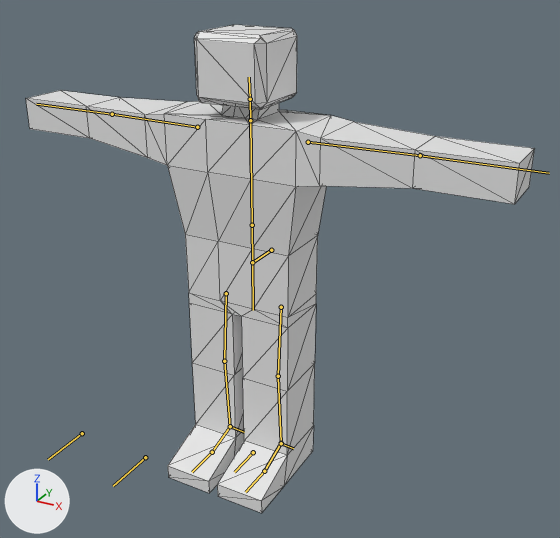
The glTF model assets/blender/world/Actor.gltf as it was, and as the next commit left it.
Camera for both pictures: a camera (50 mm lens) standing at (1.61, -2.66, 2.34) and looking at (0.21, -0.11, 1.06). The axes (+X, +Y, +Z) are drawn at lower left. The lights are the same throughout. The bones that bend it are drawn over the model as lines. Mesh edges are drawn as thin lines.

In view in the first picture: 'Actor'.
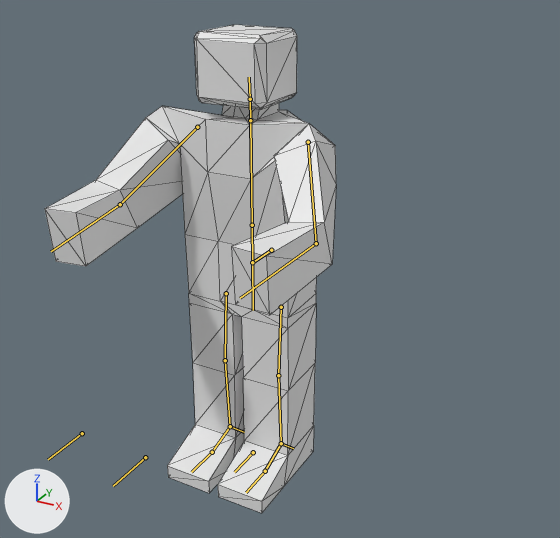
The newer file adds an action. The first version stands in its rest pose; the second is drawn at frame 10 of the action 'HoldItem-loop'.

The change in detail:
Bone 'upperarm.l' (bone_upperarm_l) turns from (0, 0, 0) to (-66, -48, 1) degrees about its own x, y and z.
Bone 'lowerarm.l' (bone_lowerarm_l) turns from (0, 0, 0) to (-26, -15, -35) degrees about its own x, y and z.
Bone 'upperarm.r' (bone_upperarm_r) turns from (0, 0, 0) to (-66, 48, -1) degrees about its own x, y and z.
Bone 'lowerarm.r' (bone_lowerarm_r) turns from (0, 0, 0) to (-26, 15, 35) degrees about its own x, y and z.

Pixel boxes [x1, y1, x2, y2] of what changed, in the pictures (560 x 538 px):
'Actor', posed (43% narrower): before [26, 25, 534, 513]; after [45, 25, 336, 513]
bone 'upperarm.l', root to tip: before (308, 142) to (420, 155); after (308, 142) to (316, 243)
bone 'lowerarm.l', root to tip: before (420, 155) to (549, 173); after (316, 243) to (240, 298)
bone 'upperarm.r', root to tip: before (197, 127) to (112, 114); after (197, 127) to (120, 204)
bone 'lowerarm.r', root to tip: before (112, 114) to (36, 104); after (120, 204) to (51, 251)
